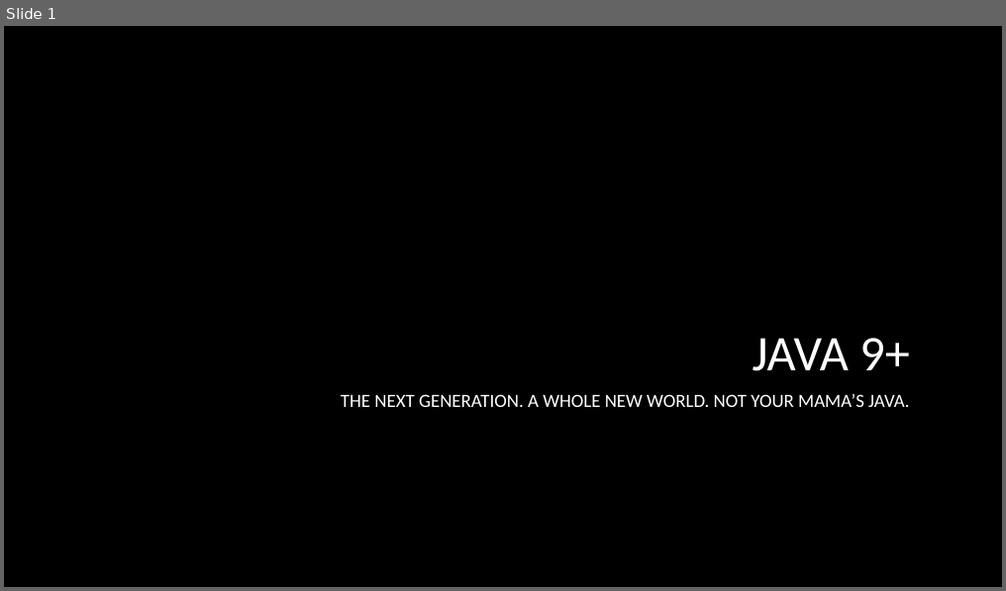
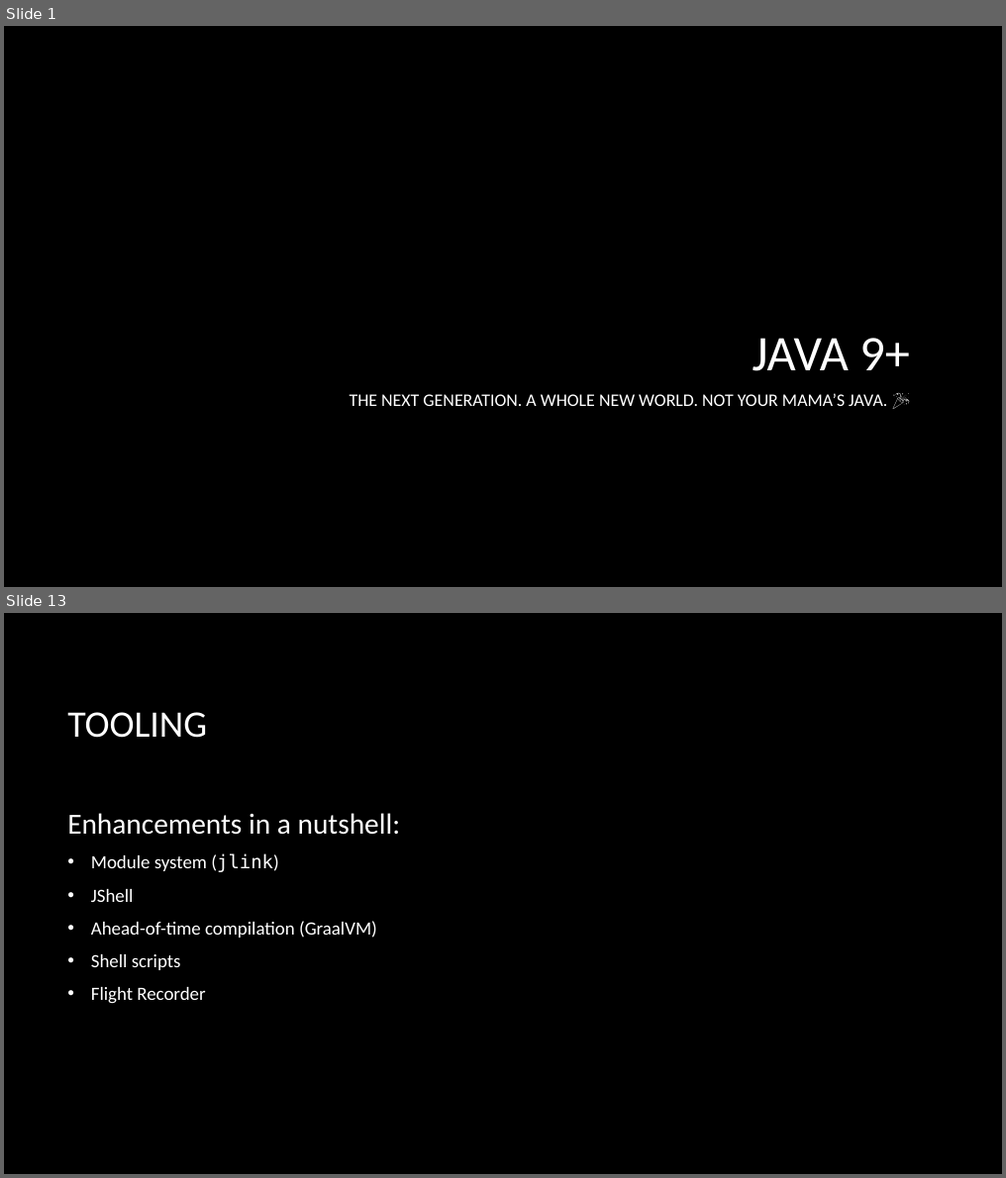
Before and after one commit to macdaddyaz/modern-java, a slide deck: Java 9 and up.pptx. Shown one above the other, each under a label of ours: slide 1 before the commit, slides 1 and 13 after it; the slides between them are not shown. The pictures are 1006x591 and 1006x1178 pixels, drawn with LibreOffice and Linux fonts; fonts in the diff are those of the drawing; background and template pictures are left out. Boxes give left, top, right and bottom in pixels: in the first picture for what was removed or moved away, otherwise in the second. Text is boxed around its words. In the diff, an @@ line names an element or a change of style, - is before the commit and + after.

```diff
--- a/Java 9 and up.pptx
+++ b/Java 9 and up.pptx
@@ slide 13 added at [4, 613, 1002, 1174], background picture (left out) @@
@@ title added at [67, 712, 207, 738], 36 pt, text #FFFFFF @@
+TOOLING
@@ text added at [67, 813, 401, 1004], 18 pt, text #FFFFFF @@
+Enhancements in a nutshell:
+• Module system (jlink)
+• JShell
+• Ahead-of-time compilation (GraalVM)
+• Shell scripts
+• Flight Recorder
@@ slide 1 changed as well @@
@@ subtitle at [350, 393, 887, 406]: text changed; size 18 to 17 pt @@
-THE NEXT GENERATION. A WHOLE NEW WORLD. NOT YOUR MAMA’S JAVA.
+THE NEXT GENERATION. A WHOLE NEW WORLD. NOT YOUR MAMA’S JAVA. 🎉
```
Also in this commit, not shown: 16 other slides added, 9 other files.
